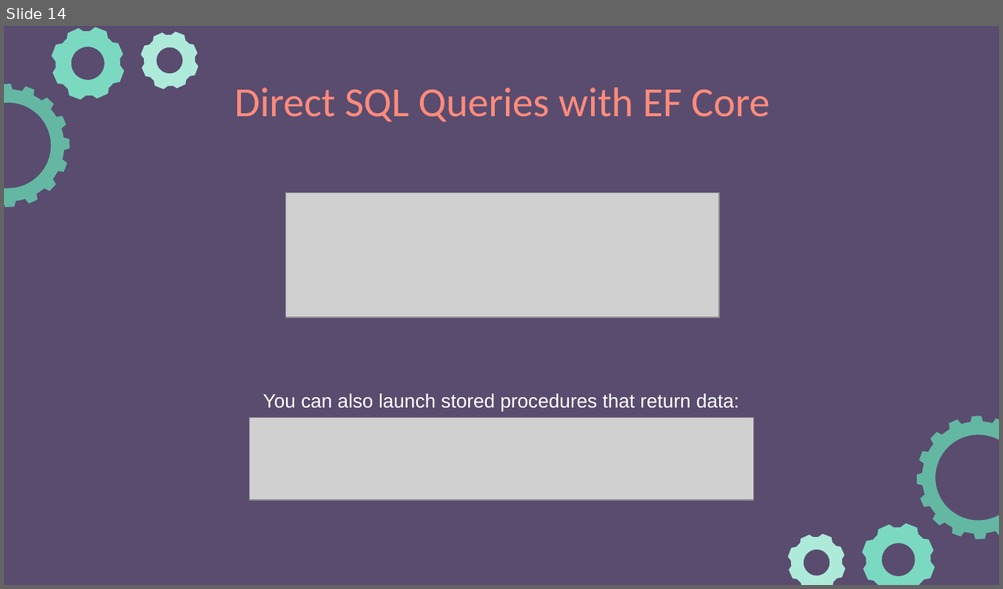
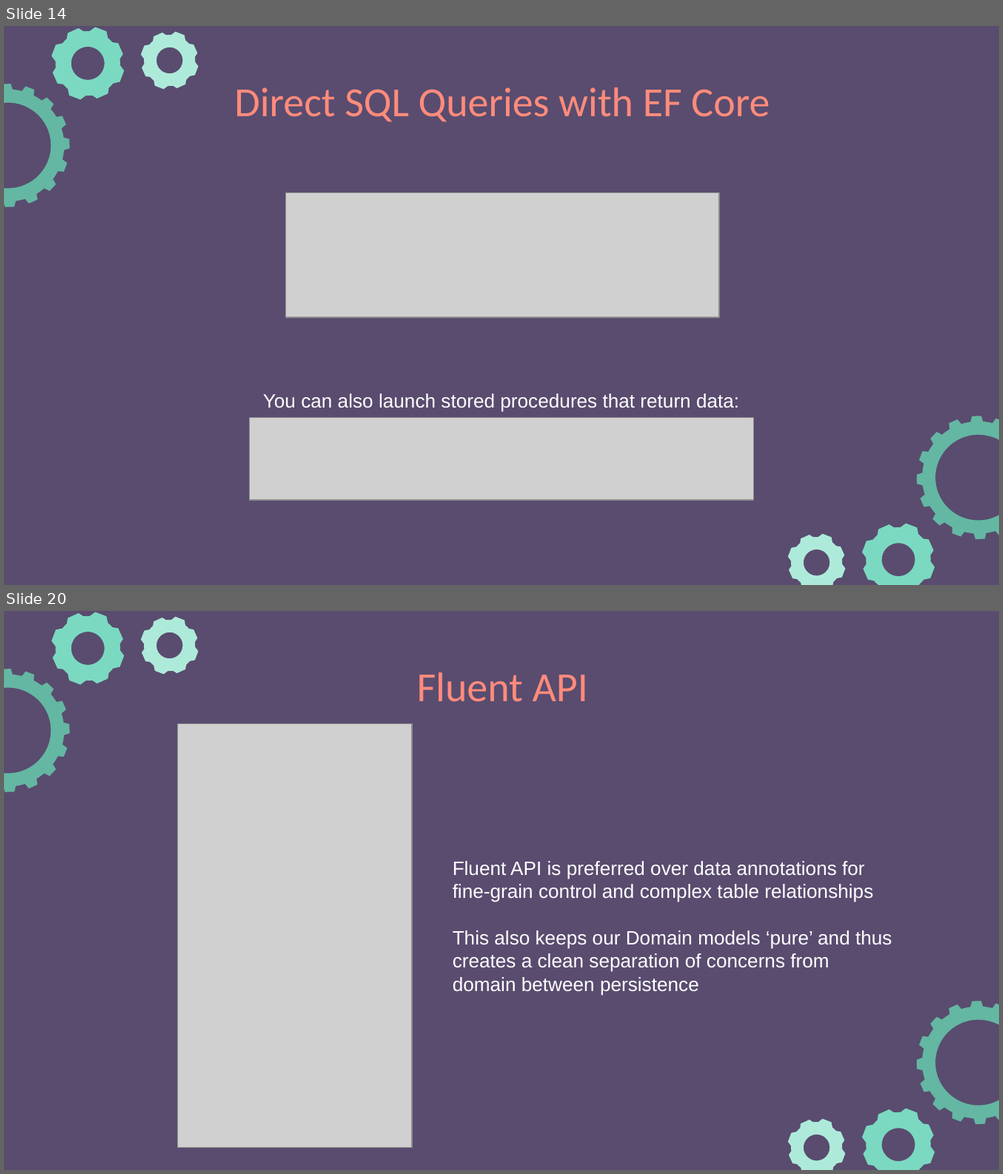
Before and after one commit to e-m-wilson/dotnet, a slide deck: Resources-Notes-Ppts/ASP-NET-Identity/ASPNET_Identity.pptx. Shown one above the other, each under a label of ours: slide 14 before the commit, slides 14 and 20 after it; the slides between them are not shown. The pictures are 1003x589 and 1003x1174 pixels, drawn with LibreOffice and Linux fonts; fonts in the diff are those of the drawing; grey boxes stand for pictures. Boxes give left, top, right and bottom in pixels: in the first picture for what was removed or moved away, otherwise in the second. Text is boxed around its words. In the diff, an @@ line names an element or a change of style, - is before the commit and + after.

```diff
--- a/Resources-Notes-Ppts/ASP-NET-Identity/ASPNET_Identity.pptx
+++ b/Resources-Notes-Ppts/ASP-NET-Identity/ASPNET_Identity.pptx
@@ slide 20 added at (4,611,999,1170), background #594C6F; not listed: 6 template elements that a slide beside it also shows @@
@@ title added at (417,672,588,702), 30 pt, text #FF8B7B @@
+Fluent API
@@ picture added at (178,723,412,1147) @@
@@ text added at (452,861,891,995), 14 pt, text #FFFFFF @@
+Fluent API is preferred over data annotations for fine-grain control and complex table relationships
+This also keeps our Domain models ‘pure’ and thus creates a clean separation of concerns from domain between persistence
```
Also in this commit, not shown: 1 slide changed, 12 other slides added.
